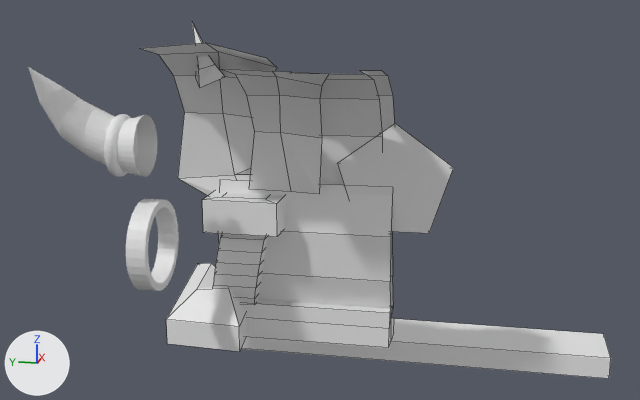
An edit to the Blender file Blockings.blend, drawn before and after from the same camera.
The view is the same before and after, from a 50 mm camera at (-4.99, -0.74, 3.39) aimed at (1.84, 0.63, 1.69). The lights are fixed; the arrows at lower left show +X, +Y and +Z. Mesh edges are drawn as thin lines on the coarser meshes.

Objects in the first picture: 'Horn', 'HornRing', 'InnerPadding', 'KeyholeBackframe', 'MetalLeg', 'MetalLegDecor', 'MetalRing', 'MetalStairs', 'TopPadding', 'WoodenLid', 'WoodenPlane', 'WoodenWall'.
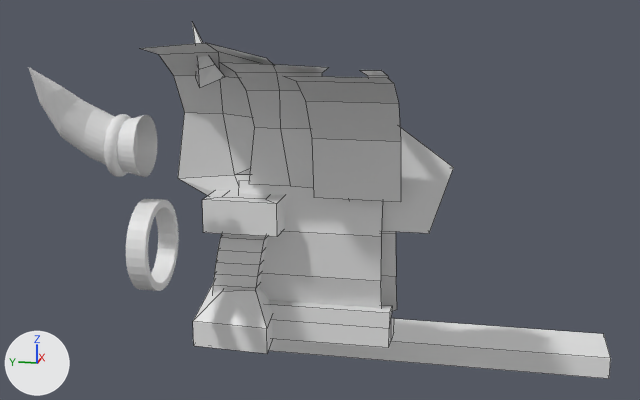
What differs and where, as boxes [x1, y1, x2, y2] in the pictures (640 x 400 px):
```json
{"object": "WoodenWall", "change": "mesh rescaled", "before": [218, 180, 392, 309], "after": [238, 181, 383, 308], "on screen": "17% narrower"}
{"object": "WoodenLid", "change": "reshaped, moved", "before": [314, 73, 382, 185], "after": [285, 76, 401, 202]}
{"object": "InnerPadding", "change": "moved", "before": [222, 69, 329, 194], "after": [220, 62, 328, 188]}
{"object": "MetalLegDecor", "change": "moved", "before": [166, 263, 246, 351], "after": [193, 282, 273, 354]}
{"object": "FlagRibbon", "change": "unchanged, uncovered by the edit", "before": [390, 232, 394, 310], "after": [381, 231, 397, 311]}
```

Scene script edits in JSON lines:
```json
{"block": "me_cylinder_007", "where": "me_cylinder_007.from_pydata(...)  # 10 vertices, 4 faces; spans x 0.0..1.0, y -0.1..0.434, z -0.113..0.965"}
{"block": "me_cylinder_007", "where": "# used by ob_woodenlid; location = (1.001, 0.242, 1.82)"}
{"block": "me_cylinder_007", "where": "# before: 5 (0.0, -0.1, 0.965) at pixel (366, 74), 6 (0.383, -0.1, 0.89) at pixel (373, 79), 7 (0.707, -0.1, 0.707) at pixel (379, 99), 8 (0.924, -0.1, 0.384) at pixel (382, 136), 9 (1.0, -0.1, -0.113)"}
{"block": "me_cylinder_007", "change": "me_cylinder_007 part 1"}
{"op": "add", "block": "me_cylinder_007", "code": "for i in [*range(5, 10)]: me_cylinder_007.vertices[i].co += Vector((0.0, -0.167, 0.0))"}
{"block": "me_plane", "where": "me_plane.from_pydata(...)  # 8 vertices, 3 faces; spans x -0.88..0.64, y -0.87..1.0, z -0.11..0.1"}
{"block": "me_plane", "where": "# used by ob_woodenwall; location = (1.941, 0.727, 1.116); rotation_euler = (0.0, 1.571, 0.0), in degrees (0, 90, 0); scale = (0.772, 0.772, 0.772)"}
{"block": "me_plane", "change": "me_plane part 2: the whole mesh is scaled about its middle by (1, 0.835, 1), then moved by (0.0, -0.06, 0.0)"}
{"op": "set", "path": "ob_woodenlid.location", "old": "(1.001, 0.242, 1.82)", "new": "(0.816, 0.242, 1.82)"}
{"op": "set", "path": "ob_innerpadding.location", "old": "(0.91, 0.971, 1.844)", "new": "(0.91, 0.971, 1.889)"}
{"op": "set", "path": "ob_metallegdecor.location", "old": "(-0.004, 1.62, 0.679)", "new": "(-0.004, 1.389, 0.679)"}
```
